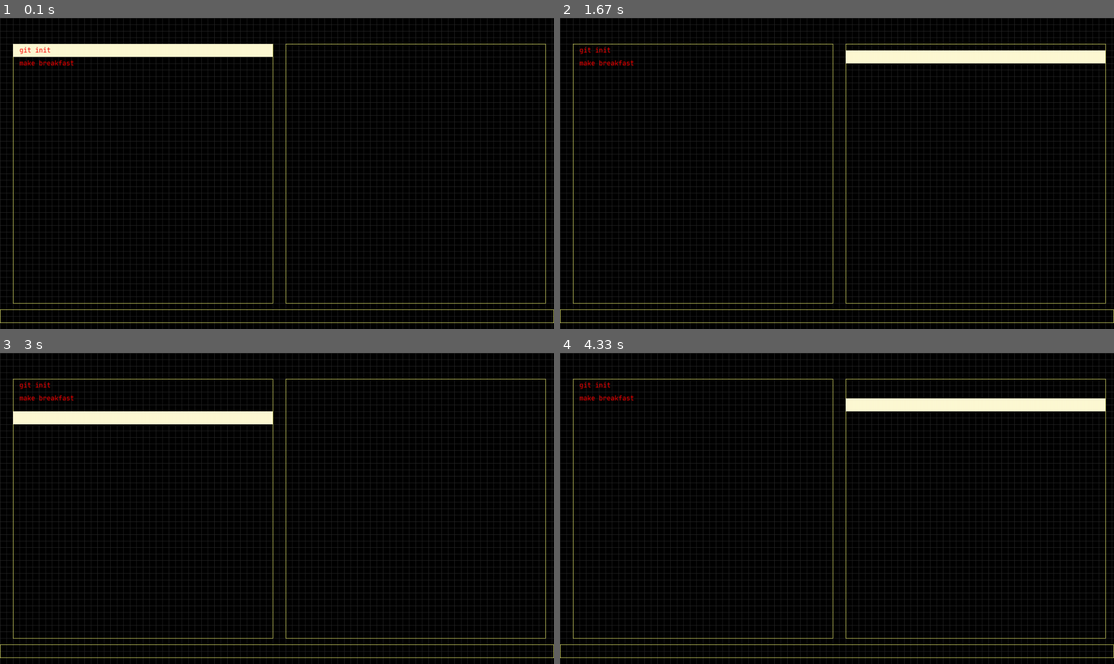
Above: before the commit, frames 1-4 (two rows, left to right).
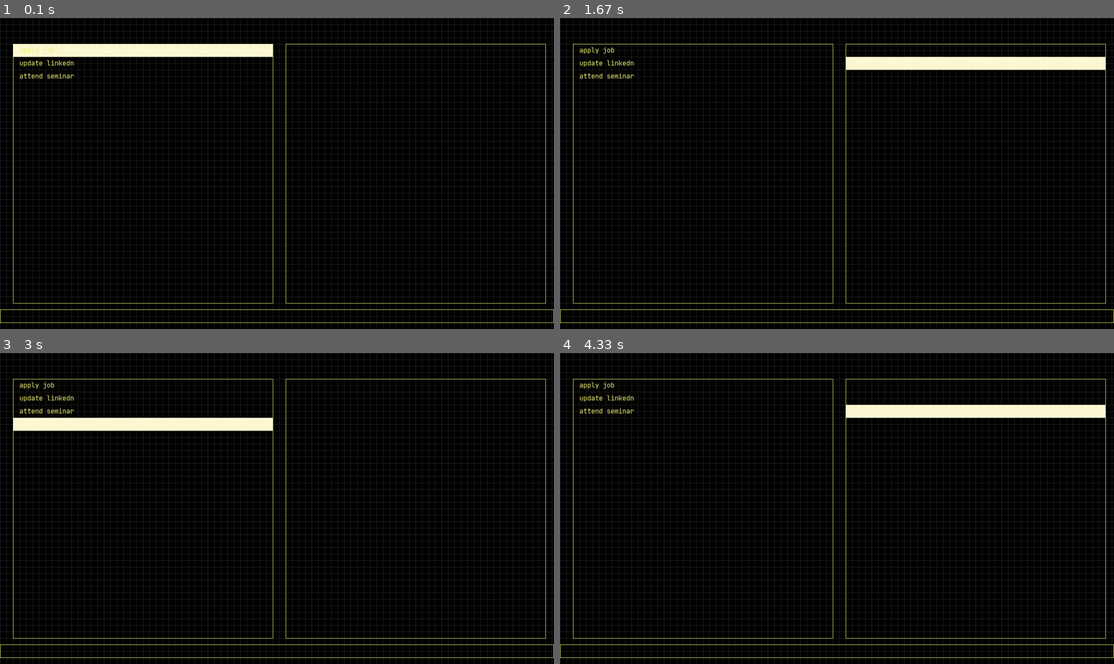
Above: after the commit, the same moments.

Repository: nurakmaljalil91/collection-of-python-projects
Game: pygame game, started from main.py
Same seed, same stepped clock (60 frames per second), same inputs: the game is played once before the commit and once after it.
Inputs:
- Up to frame 1 (0.1 s): no input
- Up to frame 2 (1.67 s): hold H 0.33-0.8 s; hold Right 0.33-0.8 s; hold Right 0.83-1.3 s; tap J at 0.9, 1.2 s; tap K at 0.98 s
- Up to frame 3 (3 s): hold Right 1.67-2.13 s; tap J at 1.73, 2.03, 2.23, 2.53, 2.8 s; hold Left 2.17-2.7 s; tap K at 2.32 s; hold Down from 2.73 s (still down)
- Up to frame 4 (4.33 s): release Down at 3.03 s; hold Left 3.07-3.47 s; tap J at 3.13, 3.43, 3.57, 3.97, 4.27 s; hold Up 3.5-3.87 s; tap K at 3.65 s; hold Right from 3.9 s (still down)

The runs differ from the first frame. In frame 1, 0.3% of the frame differs, in the area x 3-14%, y 9-20%; in frame 2, 2.5%, in the area x 3-99%, y 9-20%; in frame 3, 2.4%; in frame 4, 2.5%.

Commit message:
add json

Diff:
--- a/main.py
+++ b/main.py
@@ -21,9 +21,10 @@
 pygame.draw.rect(rect, RED, (0, 0, 720, 480), 1)
 
 # global variables
-todo_render = [] # list of task to render
-sel_x = 30 # select x position
-sel_y = 60 # select y position
+todo_render = []  # list of task to render
+sel_x = 30  # select x position
+sel_y = 60  # select y position
+todo_color = YELLOW
 
 # TODO: get the data from json
 todo = ['git init', 'make breakfast']
@@ -31,13 +32,20 @@
 done = ['update facebook']
 
 with open('data.json') as f:
-  data = json.load(f)
+    data = json.load(f)
+
+for d in data:
+    print(d['task'])
+    todo_render.append(font.render(d['task'],True, todo_color))
 
 # add the list of todo to be render
-for i in range(0, len(todo)):
-    todo_render.append(font.render(todo[i], True, RED))
+# for i in range(0, len(todo)):
+#     todo_render.append(font.render(todo[i], True, todo_color))
+
 
 # draw background grid
+
+
 def draw_grid(window, scale, color):
     for x in range(0, WIDTH, int(TILESIZE * scale)):
         pygame.draw.line(window, color, (x, 0), (x, HEIGHT))
@@ -45,11 +53,14 @@
         pygame.draw.line(window, color, (0, y), (WIDTH, y))
 
 # draw rectangle
+
+
 def draw_rect(window, x, y, width, height, color):
     pygame.draw.line(window, color, (x, y), (x + width, y))
     pygame.draw.line(window, color, (x, y), (x, y + height))
     pygame.draw.line(window, color, (x, y + height), (x + width, y + height))
     pygame.draw.line(window, color, (x + width, y), (x + width, y + height))
+
 
 # app loop
 while is_running:
@@ -65,17 +76,19 @@
                 sel_y -= 30
             if event.key == pygame.K_RIGHT or event.key == pygame.K_l:
                 sel_x = 660
-                sel_y = 45
+                sel_y = 60
             if event.key == pygame.K_LEFT or event.key == pygame.K_h:
                 sel_x = 30
-                sel_y = 45
-        print(pygame.mouse.get_pos())
+                sel_y = 60
+        # print(pygame.mouse.get_pos())
     window.fill(BLACK)
-    draw_grid(window, 1, DARKGRAY) # draw background grids for easy measurement
+    # draw background grids for easy measurement
+    draw_grid(window, 1, DARKGRAY)
     draw_rect(window, 30, 60, 600, 600, YELLOW)  # right rectangle container
     draw_rect(window, 660, 60, 600, 600, YELLOW)  # left rectangle container
-    draw_rect(window,0,675,1279, 30, YELLOW) # command rectangle
-    pygame.draw.rect(window, YELLOW2, (sel_x, sel_y, 600, 30))  # select rectangle
+    draw_rect(window, 0, 675, 1279, 30, YELLOW)  # command rectangle
+    pygame.draw.rect(window, YELLOW2, (sel_x, sel_y, 600, 30)
+                     )  # select rectangle
 
     next_line = 0
     for t in range(0, len(todo_render)):
